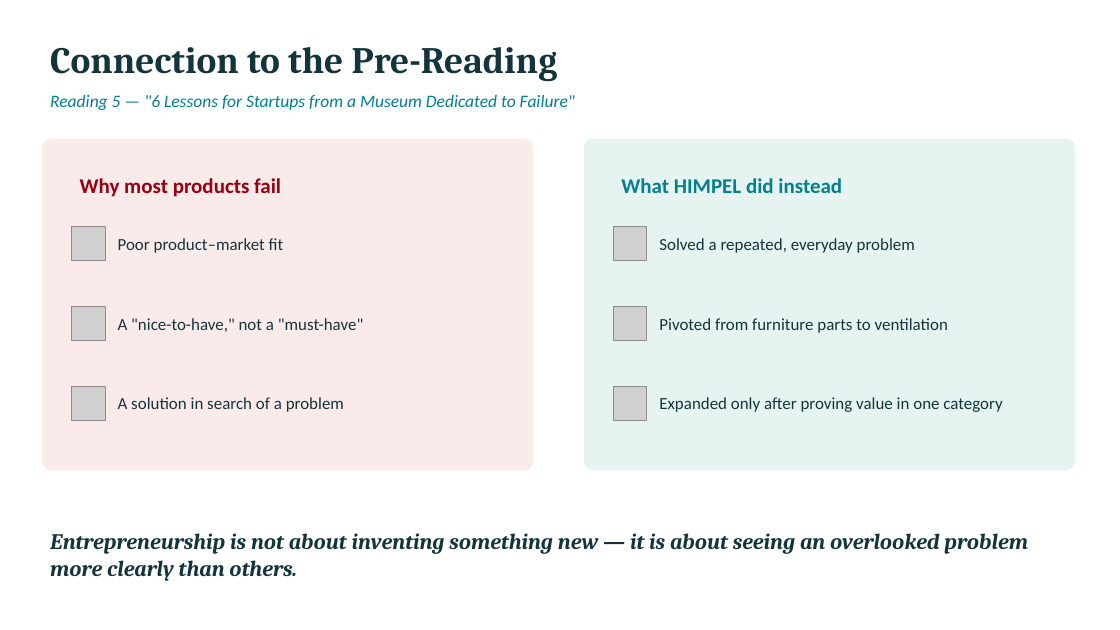
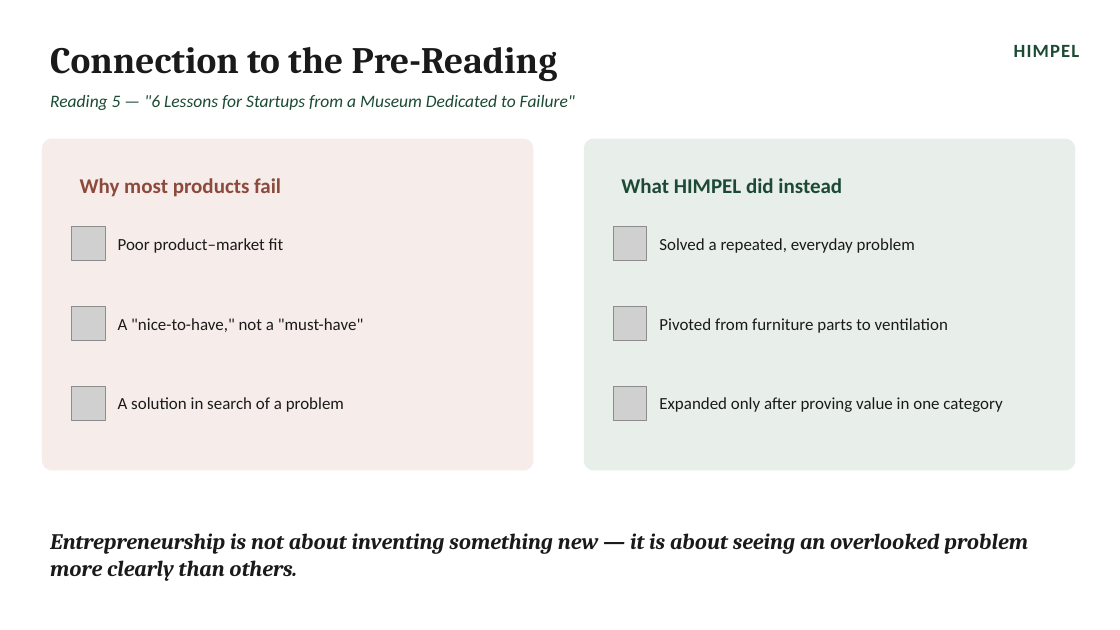
Before and after one commit to popo6737-ux/HRP_The-Start-up-Way-Problems-Worth-Solving, a slide deck: slide 3 of assignments/entrepreneur-presentation-himpel/HIMPEL_entrepreneur_presentation.pptx. Drawn at 1120x630 pixels with LibreOffice and Linux fonts; fonts in the diff are those of the drawing; grey boxes stand for pictures. Boxes give left, top, right and bottom in pixels: in the first picture for what was removed or moved away, otherwise in the second. Text is boxed around its words. In the diff, an @@ line names an element or a change of style, - is before the commit and + after.

```diff
--- a/assignments/entrepreneur-presentation-himpel/HIMPEL_entrepreneur_presentation.pptx
+++ b/assignments/entrepreneur-presentation-himpel/HIMPEL_entrepreneur_presentation.pptx
@@ text colour #13343B to #1A1A1A in 8 elements at bbox=[118, 238, 284, 253], bbox=[118, 318, 363, 332], bbox=[118, 397, 344, 412], bbox=[659, 238, 915, 253], bbox=[659, 318, 948, 333], bbox=[659, 397, 1002, 412], bbox=[50, 533, 1028, 581], bbox=[50, 47, 558, 81] @@
@@ text added at bbox=[1014, 45, 1079, 57], 16 pt, text #1C4A34, bold @@
+HIMPEL
@@ text "Reading 5 — "6 Lessons ..." at bbox=[50, 95, 575, 110]: text colour #028090 to #1C4A34 @@
@@ rounded rectangle at bbox=[42, 139, 534, 471]: fill #FBEAEA to #F6ECE9 @@
@@ rounded rectangle at bbox=[584, 139, 1075, 471]: fill #E6F4F1 to #E8EEEA @@
@@ text "Why most products fail" at bbox=[80, 178, 281, 197]: text colour #990011 to #8C4A3D @@
@@ text "What HIMPEL did instead" at bbox=[621, 178, 842, 193]: text colour #028090 to #1C4A34 @@
```
Also in this commit, not shown: 2 other slides changed.
